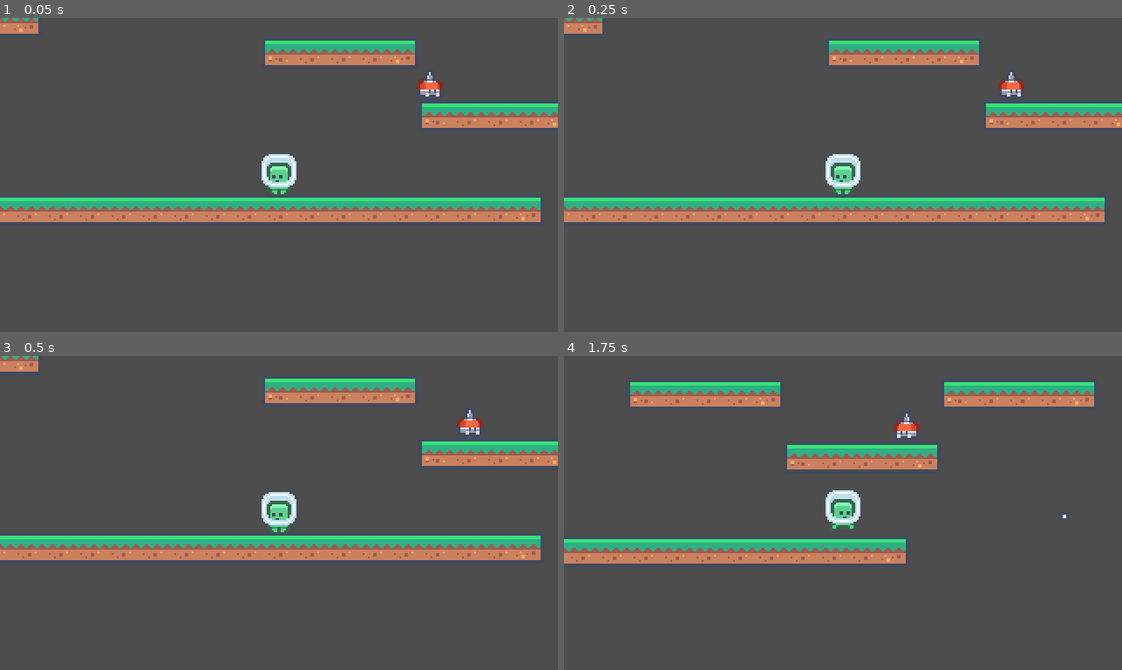
Above: before the commit, frames 1-4 (two rows, left to right).
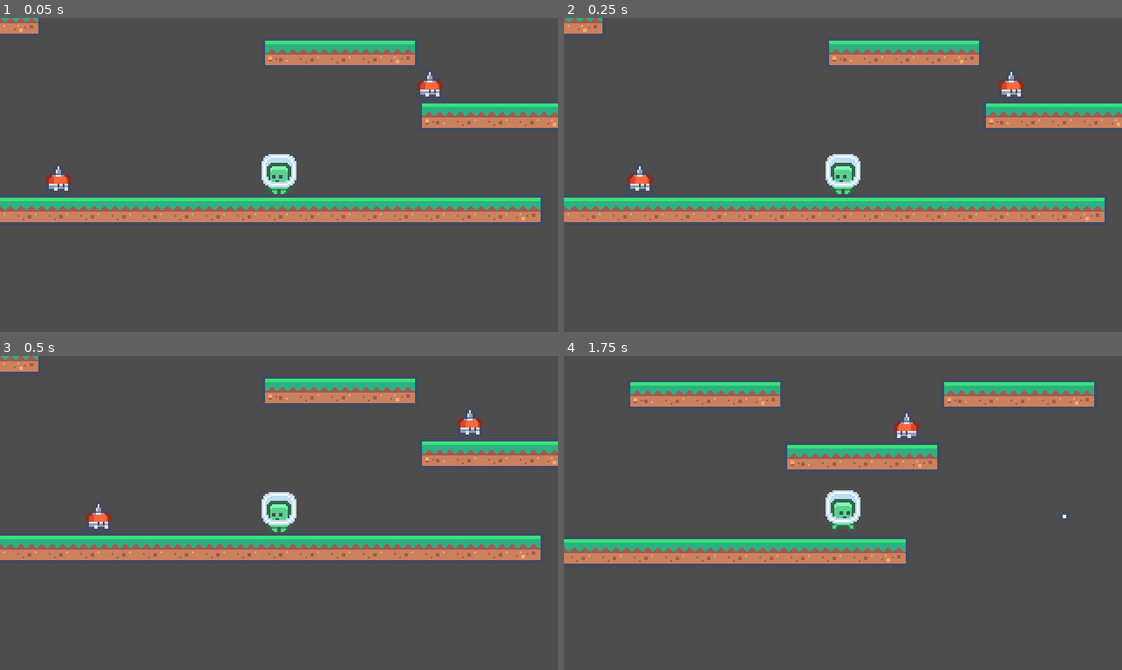
Above: after the commit, the same moments.

Repository: vard0han/pengu
Game: Godot game, scene res://scenes/levels/placeholder.tscn
The game is run twice, just before and just after one commit, with the same random seed, the same clock (stepped at 60 frames per second) and the same inputs.
Inputs (mouse positions are in pixels of both pictures, inside the frame that each line leads up to):
- Up to frame 1 (0.05 s): no input
- Up to frame 2 (0.25 s): no input
- Up to frame 3 (0.5 s): no input
- Up to frame 4 (1.75 s): move the mouse to (965, 497) at 0.52 s; press the mouse at (965, 497) at 0.53 s; hold D (move_right) from 0.53 s (still down); tap W (jump) at 0.77, 1.52 s; move the mouse to (731, 528) at 1.27 s; release the mouse at (731, 528) at 1.28 s; click (731, 528) at 1.35 s

The runs differ from the first frame. In frame 1, 0.2% of the frame differs, in the area x 8-13%, y 47-55%; in frame 2, 0.2%; in frame 3, 0.2%; in frame 4, nothing differs.

Commit message:
added new layer for pickups

Diff:
--- a/project.godot
+++ b/project.godot
@@ -59,6 +59,7 @@
 2d_physics/layer_2="Player"
 2d_physics/layer_3="Enemy"
 2d_physics/layer_4="PlayerProjectile"
+2d_physics/layer_5="Pickups"
 
 [physics]
 
--- a/scenes/cards/card.gd
+++ b/scenes/cards/card_pickup.gd
@@ -1,3 +1,4 @@
+class_name CardPickup
 extends Area2D
 
 func _on_body_entered(body: Node) -> void:
--- a/scenes/cards/card.tscn
+++ b/scenes/cards/card_pickup.tscn
@@ -1,18 +1,18 @@
 [gd_scene format=3 uid="uid://bwinksyej1kli"]
 
-[ext_resource type="Script" uid="uid://tnekafxa8lbq" path="res://scenes/cards/card.gd" id="1_0qqw3"]
-[ext_resource type="Texture2D" uid="uid://bi4krbss665hx" path="res://assets/Tiles/tile_0170.png" id="2_jl6rh"]
+[ext_resource type="Script" uid="uid://tnekafxa8lbq" path="res://scenes/cards/card_pickup.gd" id="1_duqvd"]
+[ext_resource type="Texture2D" uid="uid://bi4krbss665hx" path="res://assets/Tiles/tile_0170.png" id="2_gg7nh"]
 
 [sub_resource type="CircleShape2D" id="CircleShape2D_mvcrd"]
-radius = 6.0
 
 [node name="CardPickup" type="Area2D" unique_id=1911761064]
-collision_mask = 3
-script = ExtResource("1_0qqw3")
+collision_layer = 16
+collision_mask = 2
+script = ExtResource("1_duqvd")
 
 [node name="Sprite2D" type="Sprite2D" parent="." unique_id=1739299784]
 position = Vector2(0, -5)
-texture = ExtResource("2_jl6rh")
+texture = ExtResource("2_gg7nh")
 
 [node name="CollisionShape2D" type="CollisionShape2D" parent="." unique_id=1273678723]
 position = Vector2(0, -5)
--- a/scenes/enemies/enemy.gd
+++ b/scenes/enemies/enemy.gd
@@ -3,8 +3,7 @@
 
 @export var max_health: int = 1
 @export var contact_damage : int = 1
-@export var card_drop : PackedScene
-
+@export var card_drop_scene : PackedScene
 
 var current_health : int
 
@@ -17,7 +16,11 @@
 
 func die() -> void:
 	print("Enemy died")
-	var card = card_drop.instantiate()
-	card.global_position = global_position
-	get_tree().current_scene.call_deferred("add_child", card)
-	queue_free()
+
+	# if scene exists, instantiate it, adjust the position
+	# add it in the level scene tree, remove the enemy
+	if card_drop_scene:
+		var card_pickup = card_drop_scene.instantiate()
+		card_pickup.global_position = global_position
+		get_tree().current_scene.get_node("Pickups").call_deferred("add_child", card_pickup)
+		queue_free()
--- a/scenes/enemies/patrol_enemy.tscn
+++ b/scenes/enemies/patrol_enemy.tscn
@@ -2,7 +2,7 @@
 
 [ext_resource type="Script" uid="uid://2p0q43c1xtd8" path="res://scenes/enemies/patrol_enemy.gd" id="1_3dqja"]
 [ext_resource type="Texture2D" uid="uid://c32secyopa6le" path="res://assets/Tiles/Characters/tile_0015.png" id="1_767nm"]
-[ext_resource type="PackedScene" uid="uid://bwinksyej1kli" path="res://scenes/cards/card.tscn" id="2_bvcjx"]
+[ext_resource type="PackedScene" uid="uid://bwinksyej1kli" path="res://scenes/cards/card_pickup.tscn" id="2_bvcjx"]
 
 [sub_resource type="RectangleShape2D" id="RectangleShape2D_3dqja"]
 size = Vector2(10.45911, 16)
@@ -11,7 +11,7 @@
 collision_layer = 4
 collision_mask = 3
 script = ExtResource("1_3dqja")
-card_drop = ExtResource("2_bvcjx")
+card_drop_scene = ExtResource("2_bvcjx")
 
 [node name="Sprite2D" type="Sprite2D" parent="." unique_id=630022480]
 position = Vector2(0, -12)
--- a/scenes/levels/placeholder.tscn
+++ b/scenes/levels/placeholder.tscn
@@ -253,7 +253,14 @@
 [node name="Player" parent="." unique_id=681689913 instance=ExtResource("2_addv0")]
 position = Vector2(190, 115)
 
-[node name="PatrolEnemy" parent="." unique_id=276203327 instance=ExtResource("3_ib0f8")]
+[node name="Projectiles" type="Node2D" parent="." unique_id=1494524374]
+
+[node name="Pickups" type="Node2D" parent="." unique_id=1158344346]
+
+[node name="Enemies" type="Node2D" parent="." unique_id=600619546]
+
+[node name="PatrolEnemy" parent="Enemies" unique_id=276203327 instance=ExtResource("3_ib0f8")]
 position = Vector2(277, 72)
 
-[node name="Projectiles" type="Node2D" parent="." unique_id=1494524374]
+[node name="PatrolEnemy2" parent="Enemies" unique_id=1535574037 instance=ExtResource("3_ib0f8")]
+position = Vector2(64, 127)
Renamed: scenes/cards/card.gd.uid -> scenes/cards/card_pickup.gd.uid
